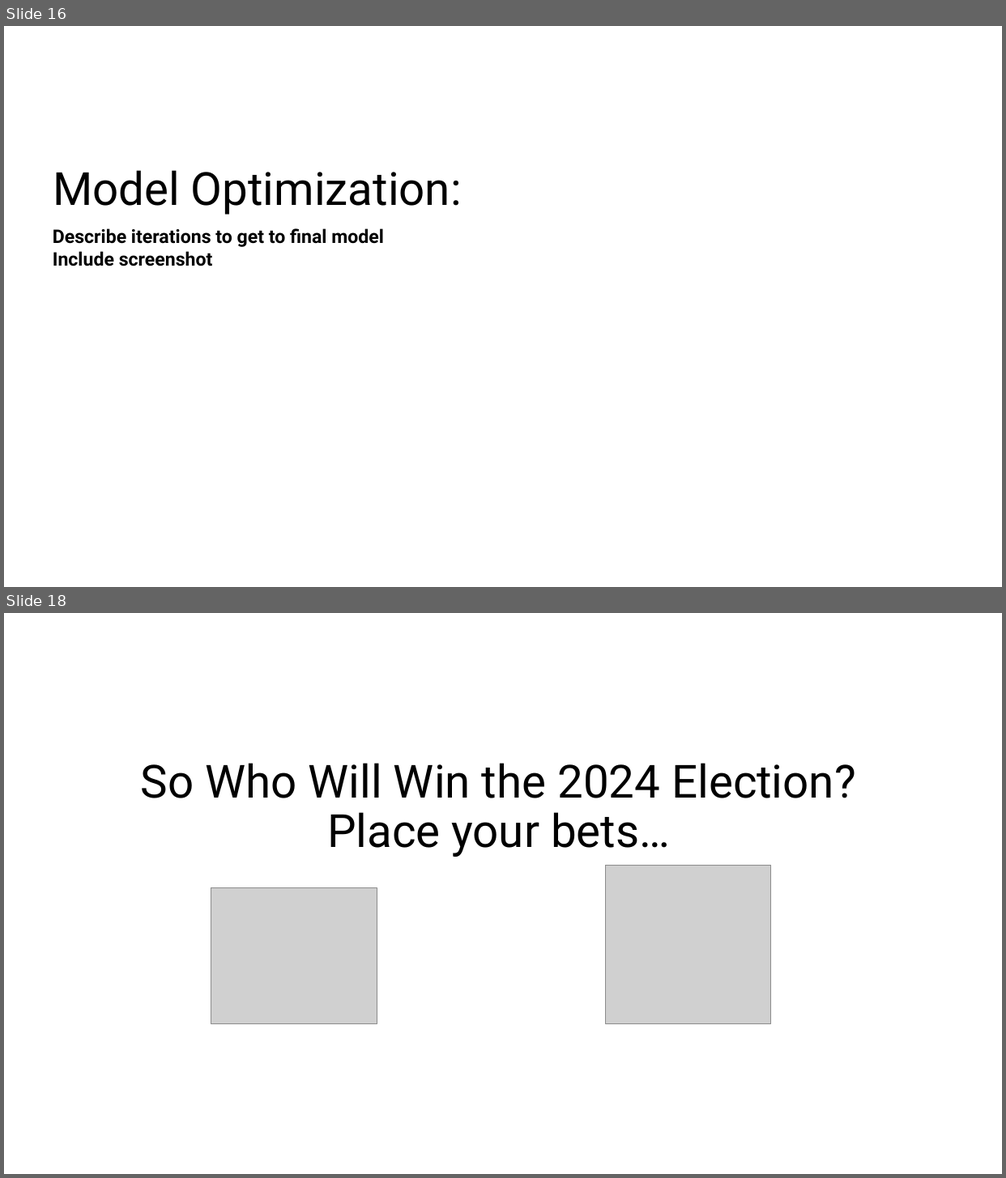
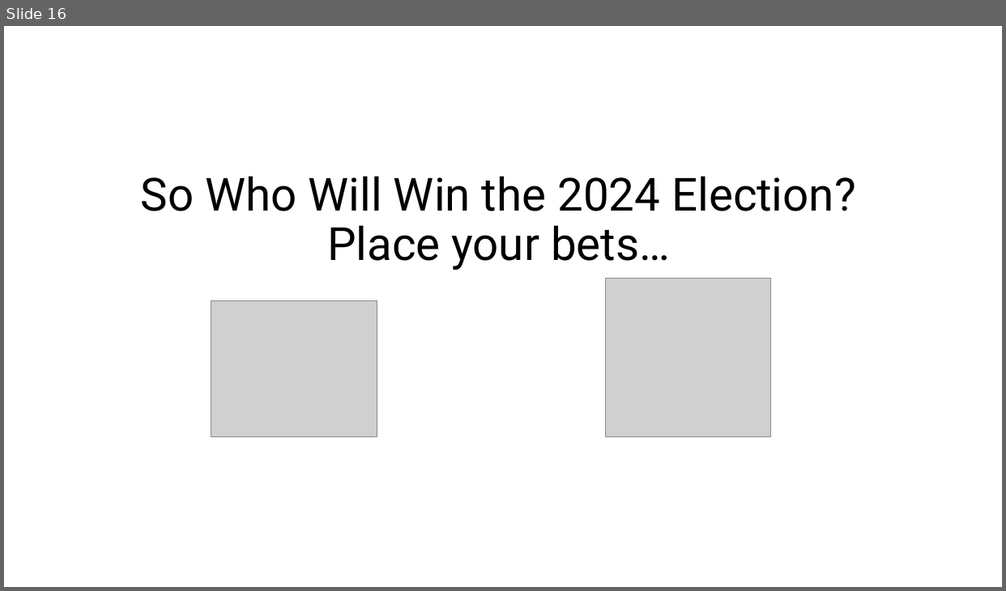
Before and after one commit to azmedtech/Election_Prediction_Project_4, a slide deck: Election_Prediction_Presentation.pptx. Shown one above the other, each under a label of ours: slides 16 and 18 before the commit, slide 16 after it; the slides between them are not shown. The pictures are 1006x1178 and 1006x591 pixels, drawn with LibreOffice and Linux fonts; fonts in the diff are those of the drawing; grey boxes stand for pictures; background and template pictures are left out. Boxes give left, top, right and bottom in pixels: in the first picture for what was removed or moved away, otherwise in the second. Text is boxed around its words. In the diff, an @@ line names an element or a change of style, - is before the commit and + after.

```diff
--- a/Election_Prediction_Presentation.pptx
+++ b/Election_Prediction_Presentation.pptx
@@ slide 16 removed at [4, 26, 1002, 587], background picture (left out) @@
@@ title removed at [53, 170, 462, 215] @@
-Model Optimization:
@@ text removed at [53, 228, 384, 267] @@
-Describe iterations to get to final model
-Include screenshot
@@ what was slide 18 is now slide 16 @@
```
Also in this commit, not shown: 4 slides changed, 4 slides added, 6 other slides removed.
